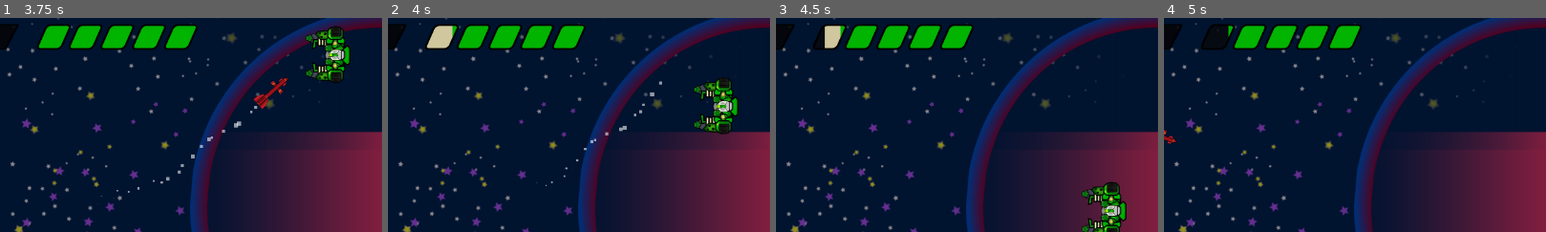
Above: before the commit, frames 1-4 (left to right).
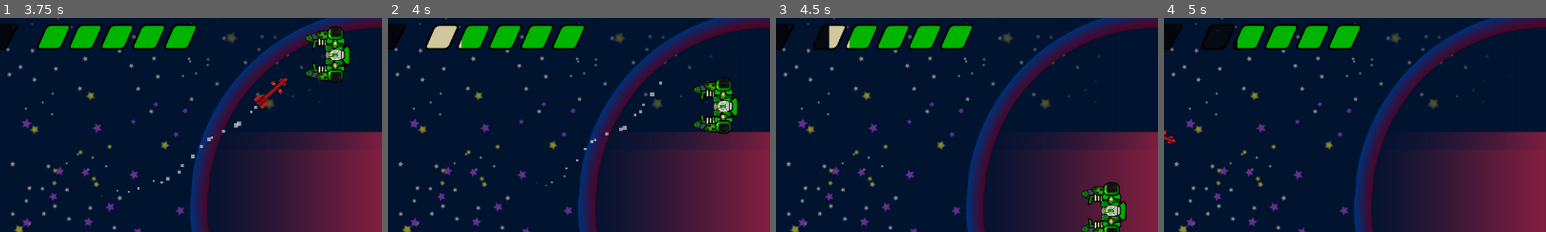
Above: after the commit, the same moments.

Repository: fivemoreminix/mechtoid
Game: Godot game, scene res://assets/scenes/Game.tscn
Two runs of this game, one before a commit and one after it. Both use one fixed random seed, a clock stepped at 60 frames per second and the inputs below.
Inputs:
- Up to frame 1 (3.75 s): hold W (up) 0.53-1.28 s; tap Space (shield) every 0.75 s from 0.6 to 3.6 s; hold S (down) 1.28-2.03 s; hold W (up) 2.03-3.53 s; hold S (down) from 3.53 s (still down)
- Up to frame 2 (4 s): keep holding S (down)
- Up to frame 3 (4.5 s): keep holding S (down); tap Space (shield) at 4.35 s
- Up to frame 4 (5 s): keep holding S (down)
The pictures show only the part of the screen within x 50-100%, y 7-57%; the shares and areas given below are measured in that part.

Frame 1 is identical in both runs. In frame 2, less than 0.1% of the frame differs, in the area x 16-20%, y 3-15%; in frame 3, 0.2%, in the area x 12-20%, y 3-15%; in frame 4, less than 0.1%.

Commit message:
some pitch sound changes

Diff:
--- a/assets/scenes/Game.tscn
+++ b/assets/scenes/Game.tscn
@@ -23,7 +23,7 @@
 collision_mask = 12
 kind = "Human"
 is_ai_controlled = true
-max_health = 600.0
+max_health = 450.0
 
 [node name="AIPlayerController" parent="LeftPlayer" instance=ExtResource( 5 )]
 
@@ -33,7 +33,7 @@
 collision_layer = 2
 collision_mask = 12
 kind = "alien"
-max_health = 600.0
+max_health = 450.0
 
 [node name="TopBoundary" type="Area2D" parent="." groups=[
 "boundary",
--- a/assets/scenes/missiles/HumanMissile.tscn
+++ b/assets/scenes/missiles/HumanMissile.tscn
@@ -57,8 +57,11 @@
 volume_db = 1.5
 pitch_scale = 1.21
 autoplay = true
+max_distance = 5000.0
+attenuation = 0.812252
 
 [node name="MissileFire" type="AudioStreamPlayer2D" parent="SFX"]
 stream = ExtResource( 5 )
 pitch_scale = 1.25
 autoplay = true
+max_distance = 5000.0
